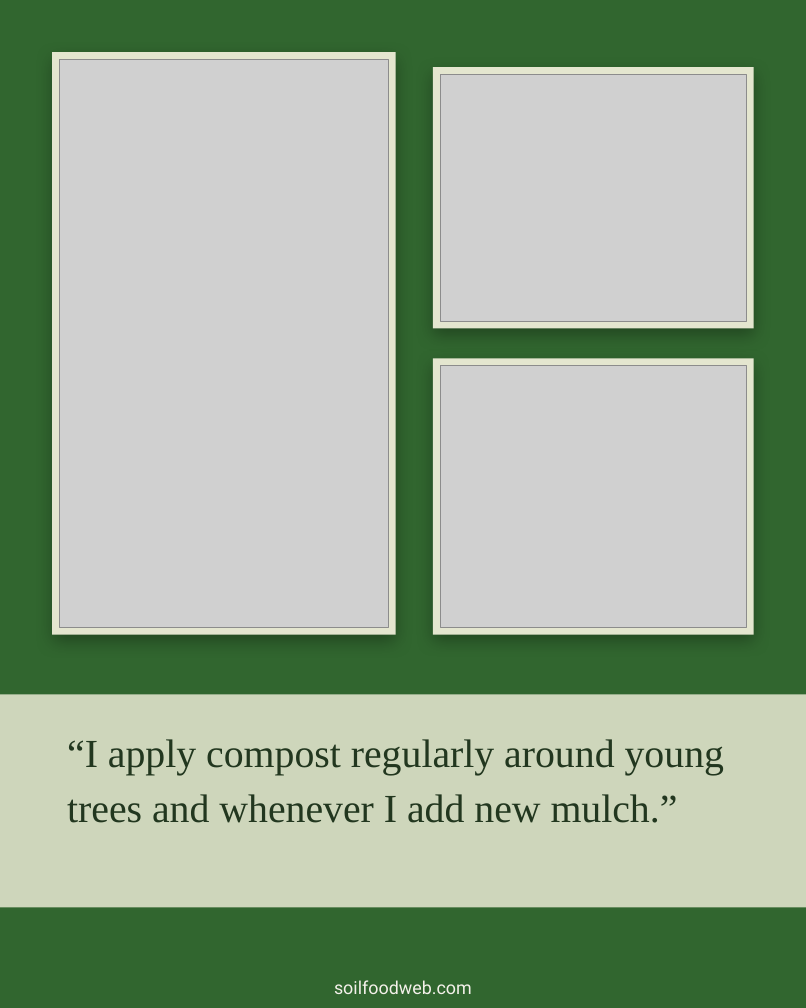
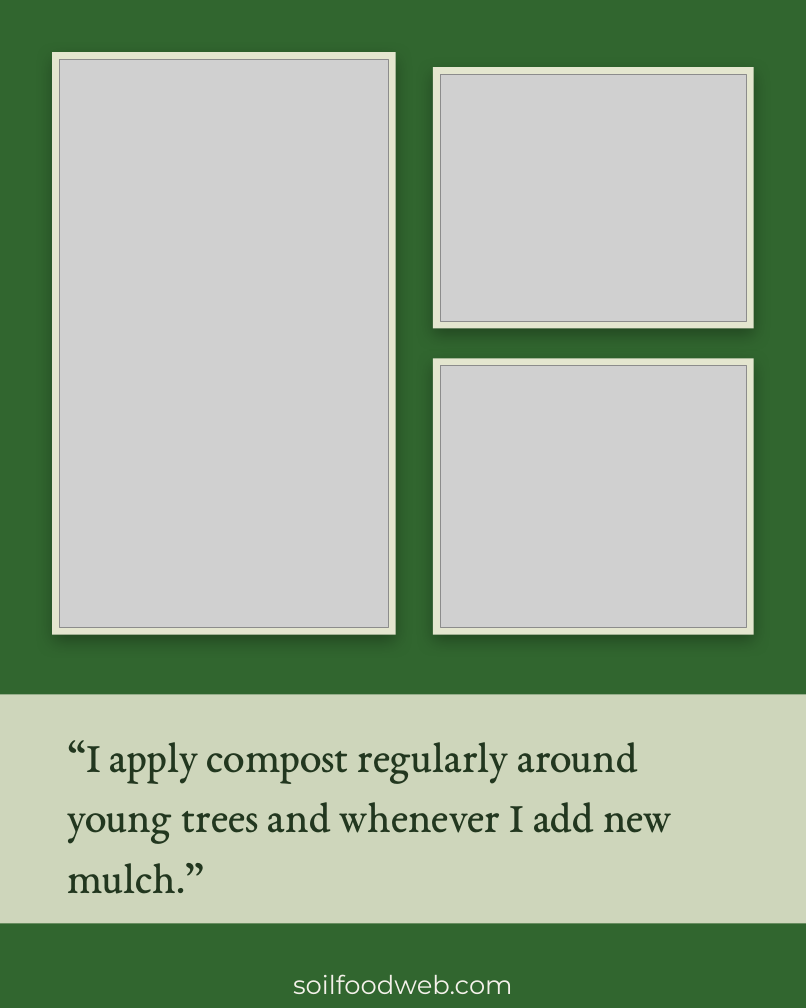
Before and after one commit to linneamoritznyc/SFW-SocialMedia, a slide deck: slide 5 of templates/posts/october/01-10-2026-thu-ig-soil-regenerators-boubacar-roots.pptx. Drawn at 806x1008 pixels with LibreOffice and Linux fonts; fonts in the diff are those of the drawing; grey boxes stand for pictures; background and template pictures are left out. Boxes give left, top, right and bottom in pixels: in the first picture for what was removed or moved away, otherwise in the second. Text is boxed around its words. In the diff, an @@ line names an element or a change of style, - is before the commit and + after.

```diff
--- a/templates/posts/october/01-10-2026-thu-ig-soil-regenerators-boubacar-roots.pptx
+++ b/templates/posts/october/01-10-2026-thu-ig-soil-regenerators-boubacar-roots.pptx
@@ rectangle resized from (x1=0, y1=694, x2=806, y2=907) to (x1=0, y1=694, x2=806, y2=923) @@
@@ text "“I apply compost regularly around ..." at (x1=67, y1=740, x2=671, y2=894): size 40 to 44 pt, font Times New Roman to EB Garamond @@
@@ text "soilfoodweb.com" moved from (x1=334, y1=980, x2=472, y2=994) to (x1=293, y1=974, x2=513, y2=994) @@
@@ text "soilfoodweb.com" at (x1=293, y1=974, x2=513, y2=994): size 18 to 26 pt, font Roboto to Montserrat @@
```
Also in this commit, not shown: 10 other slides changed, 40 other files.
